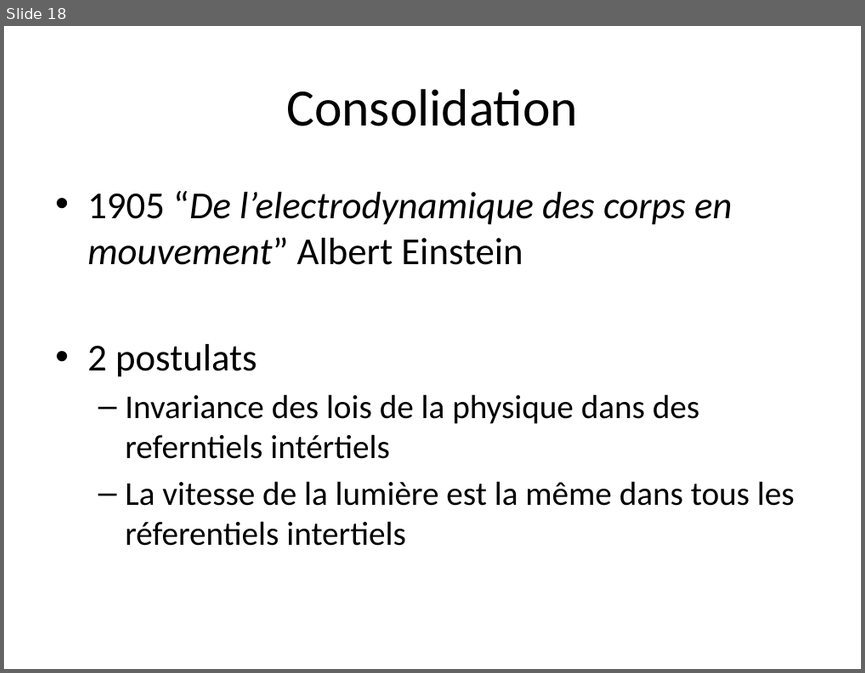
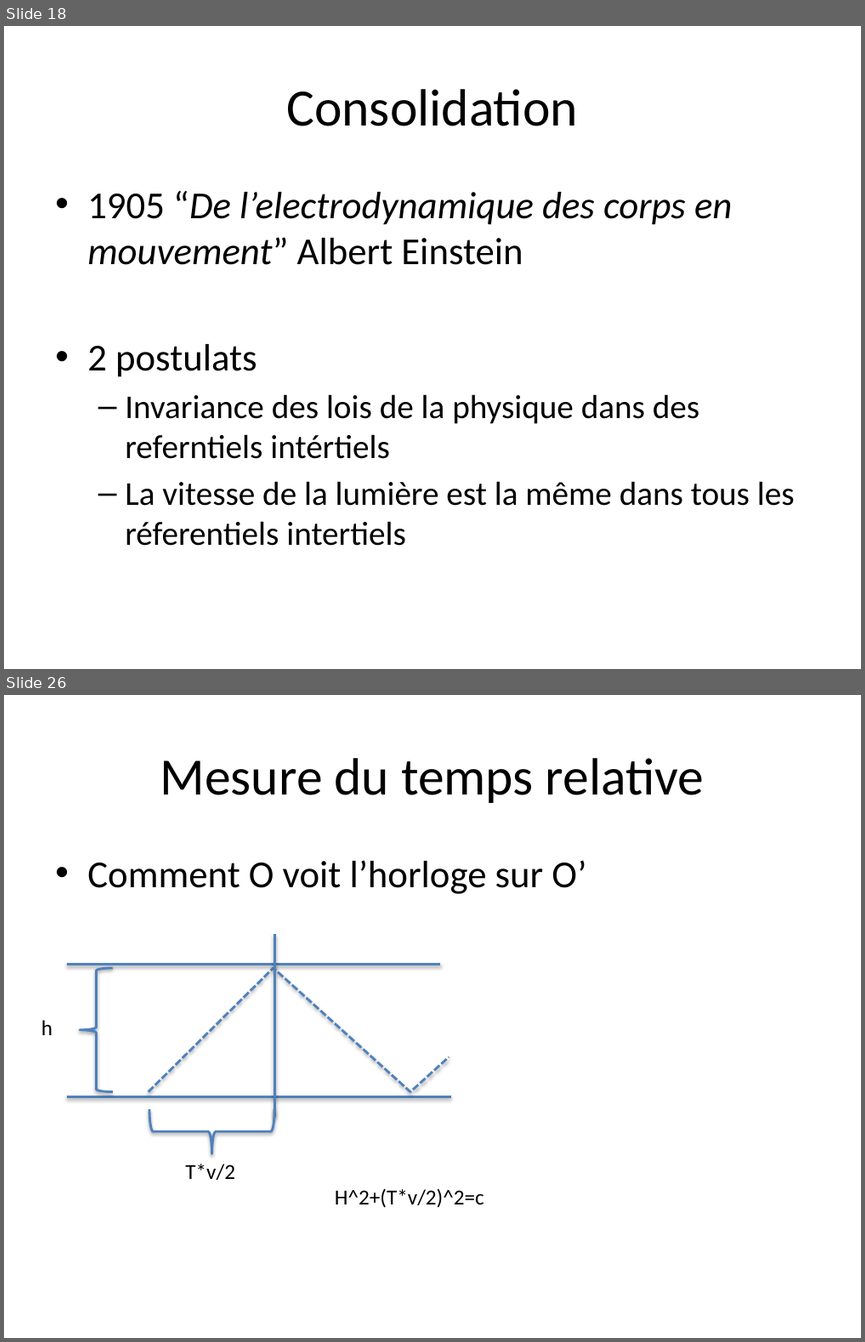
Before and after one commit to jraniero/relativity, a slide deck: Presentation1.pptx. Shown one above the other, each under a label of ours: slide 18 before the commit, slides 18 and 26 after it; the slides between them are not shown. The pictures are 865x673 and 865x1342 pixels, drawn with LibreOffice and Linux fonts; fonts in the diff are those of the drawing. Boxes give left, top, right and bottom in pixels: in the first picture for what was removed or moved away, otherwise in the second. Text is boxed around its words. In the diff, an @@ line names an element or a change of style, - is before the commit and + after.

```diff
--- a/Presentation1.pptx
+++ b/Presentation1.pptx
@@ slide 26 added at box(4, 695, 861, 1338), background #FFFFFF @@
@@ title added at box(160, 758, 704, 803), 44 pt, text #000000 @@
+Mesure du temps relative
@@ text added at box(87, 860, 586, 894), 32 pt, text #000000 @@
+• Comment O voit l’horloge sur O’
@@ line added from (275, 934) to (275, 1117), #4F81BD 2 pt @@
@@ line added from (67, 964) to (440, 964), #4F81BD 2 pt @@
@@ left brace added at box(80, 968, 112, 1091), outline #4F81BD 2 pt @@
@@ freeform shape added at box(148, 968, 449, 1091), outline #4F81BD 2 pt dashed @@
@@ text added at box(41, 1020, 52, 1035), 18 pt, text #000000 @@
+h
@@ line added from (67, 1096) to (451, 1096), #4F81BD 2 pt @@
@@ left brace added at box(149, 1109, 275, 1153), outline #4F81BD 2 pt @@
@@ text added at box(185, 1163, 235, 1179), 18 pt, text #000000 @@
+T*v/2
@@ text added at box(335, 1188, 484, 1208), 18 pt, text #000000 @@
+H^2+(T*v/2)^2=c
```
Also in this commit, not shown: 7 other slides added.
